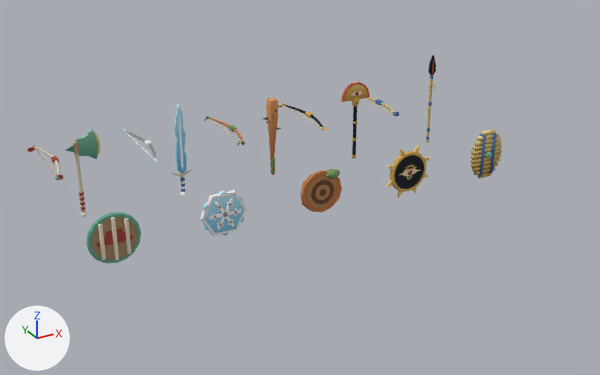
One commit to the Blender file art/blender/armas_guerreros.blend: the scene before it, then after it.
The view is the same before and after, from a 50 mm camera at (-3.26, -16.38, 6.36) aimed at (4.09, -3.01, -0.32). The axes (+X, +Y, +Z) are drawn at lower left. The lights are the same throughout. The picture after the commit comes second.

In view in the first picture: 'arma_chullpa', 'arma_cumbre', 'arma_quenoa', 'escudo_chullpa', 'escudo_cumbre', 'escudo_quenoa', 'escudo_templo', 'escudo_totora' and 7 more.
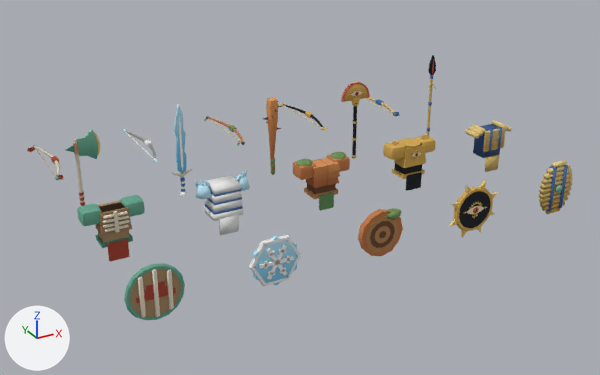
What differs and where, as boxes (x1, y1, x2, y2) in the pictures (600 x 375 px):
'escudo_chullpa', moved
    before: (86, 212, 141, 263)
    after: (124, 263, 185, 320)
'escudo_cumbre', moved
    before: (200, 190, 247, 236)
    after: (249, 235, 301, 286)
'escudo_quenoa', moved
    before: (301, 169, 342, 212)
    after: (358, 208, 403, 256)
'escudo_templo', moved
    before: (386, 145, 430, 198)
    after: (449, 180, 497, 238)
'escudo_totora', moved
    before: (471, 129, 502, 178)
    after: (539, 160, 573, 214)
'armadura_chullpa', added
    after: (77, 195, 145, 261)
'armadura_cumbre', added
    after: (195, 169, 250, 236)
'armadura_quenoa', added (brown)
    after: (293, 152, 350, 210)
'armadura_templo', added (brown)
    after: (383, 134, 436, 191)
'armadura_totora', added
    after: (465, 120, 512, 172)

What changed in the scene script:
```text
Add me_armadura_templo:
    me_armadura_templo.from_pydata(...)  # 825 vertices, 545 faces; spans x -0.53..0.53, y -0.247..0.22, z -0.3..0.74
    me_armadura_templo.polygons.foreach_set('use_smooth', [True] * 545)
    me_armadura_templo.materials.append(mat_paleta)  # picture img_palette_png
Add me_armadura_cumbre:
    me_armadura_cumbre.from_pydata(...)  # 144 vertices, 106 faces; spans x -0.52..0.52, y -0.23..0.2, z -0.3..0.73
    me_armadura_cumbre.polygons.foreach_set('use_smooth', [True] * 106)
    me_armadura_cumbre.materials.append(mat_paleta)  # picture img_palette_png
Add me_armadura_totora:
    me_armadura_totora.from_pydata(...)  # 212 vertices, 144 faces; spans x -0.48..0.48, y -0.24..0.17, z -0.3..0.643
    me_armadura_totora.polygons.foreach_set('use_smooth', [True] * 144)
    me_armadura_totora.materials.append(mat_paleta)  # picture img_palette_png
Add me_armadura_quenoa:
    me_armadura_quenoa.from_pydata(...)  # 268 vertices, 322 faces; spans x -0.53..0.53, y -0.238..0.19, z -0.28..0.708
    me_armadura_quenoa.polygons.foreach_set('use_smooth', [True] * 322)
    me_armadura_quenoa.materials.append(mat_paleta)  # picture img_palette_png
Add me_armadura_chullpa:
    me_armadura_chullpa.from_pydata(...)  # 344 vertices, 346 faces; spans x -0.53..0.53, y -0.26..0.19, z -0.3..0.64
    me_armadura_chullpa.polygons.foreach_set('use_smooth', [True] * 346)
    me_armadura_chullpa.materials.append(mat_paleta)  # picture img_palette_png
Change ob_escudo_chullpa:
    ob_escudo_chullpa.location: (0.0, -4.0, 0.0) -> (0.0, -6.0, 0.0)
Change ob_escudo_quenoa:
    ob_escudo_quenoa.location: (4.0, -4.0, 0.0) -> (4.0, -6.0, 0.0)
Change ob_escudo_totora:
    ob_escudo_totora.location: (8.0, -4.0, 0.0) -> (8.0, -6.0, 0.0)
Change ob_escudo_cumbre:
    ob_escudo_cumbre.location: (2.0, -4.0, 0.0) -> (2.0, -6.0, 0.0)
Change ob_escudo_templo:
    ob_escudo_templo.location: (6.0, -4.0, 0.0) -> (6.0, -6.0, 0.0)
Add ob_armadura_templo:
    ob_armadura_templo = bpy.data.objects.new('armadura_templo', me_armadura_templo)
    ob_armadura_templo.location = (6.0, -4.0, 0.0)
Add ob_armadura_cumbre:
    ob_armadura_cumbre = bpy.data.objects.new('armadura_cumbre', me_armadura_cumbre)
    ob_armadura_cumbre.location = (2.0, -4.0, 0.0)
Add ob_armadura_totora:
    ob_armadura_totora = bpy.data.objects.new('armadura_totora', me_armadura_totora)
    ob_armadura_totora.location = (8.0, -4.0, 0.0)
Add ob_armadura_quenoa:
    ob_armadura_quenoa = bpy.data.objects.new('armadura_quenoa', me_armadura_quenoa)
    ob_armadura_quenoa.location = (4.0, -4.0, 0.0)
Add ob_armadura_chullpa:
    ob_armadura_chullpa = bpy.data.objects.new('armadura_chullpa', me_armadura_chullpa)
    ob_armadura_chullpa.location = (0.0, -4.0, 0.0)
```
